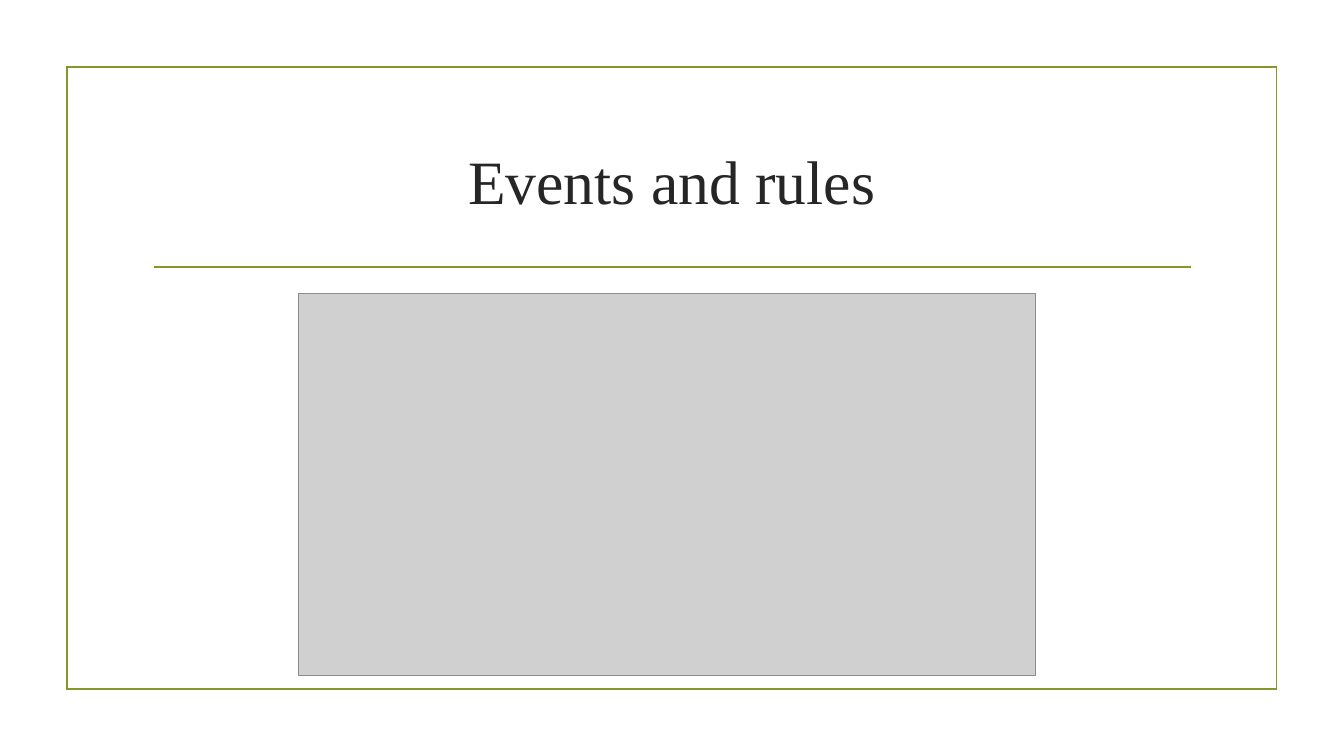
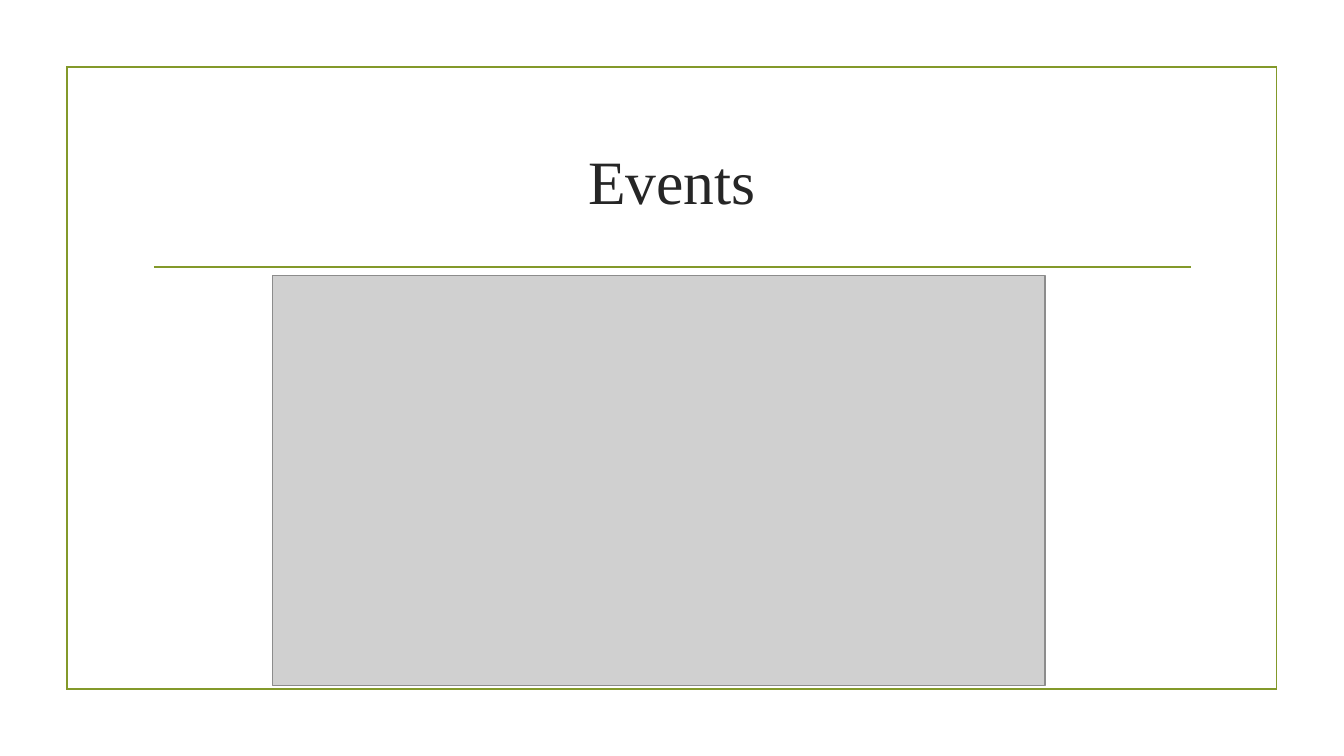
Before and after one commit to ViktorSkachkov/StudentHouse, a slide deck: slide 10 of Presentation/ProjectPresentation.pptx (slide 8 before the commit). Drawn at 1344x756 pixels with LibreOffice and Linux fonts; fonts in the diff are those of the drawing; grey boxes stand for pictures; background and template pictures are left out. Boxes give left, top, right and bottom in pixels: in the first picture for what was removed or moved away, otherwise in the second. Text is boxed around its words. In the diff, an @@ line names an element or a change of style, - is before the commit and + after.

```diff
--- a/Presentation/ProjectPresentation.pptx
+++ b/Presentation/ProjectPresentation.pptx
@@ title at bbox=[588, 163, 756, 205]: text changed @@
-Events and rules
+Events
@@ picture: place and size @@
-picture at bbox=[299, 293, 1036, 676]
+picture at bbox=[272, 276, 1046, 687]
```
Also in this commit, not shown: 5 other slides changed, 4 slides added.
